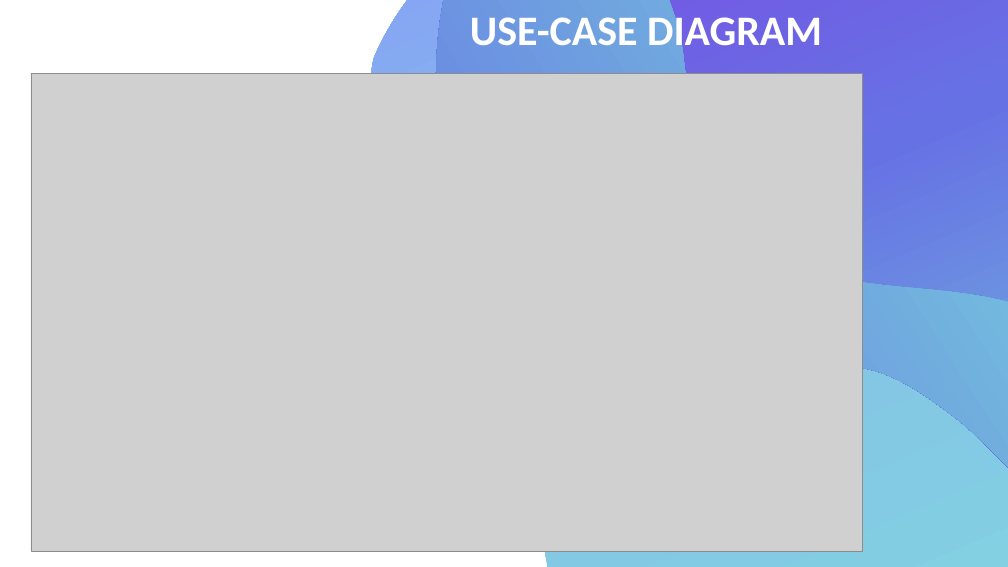
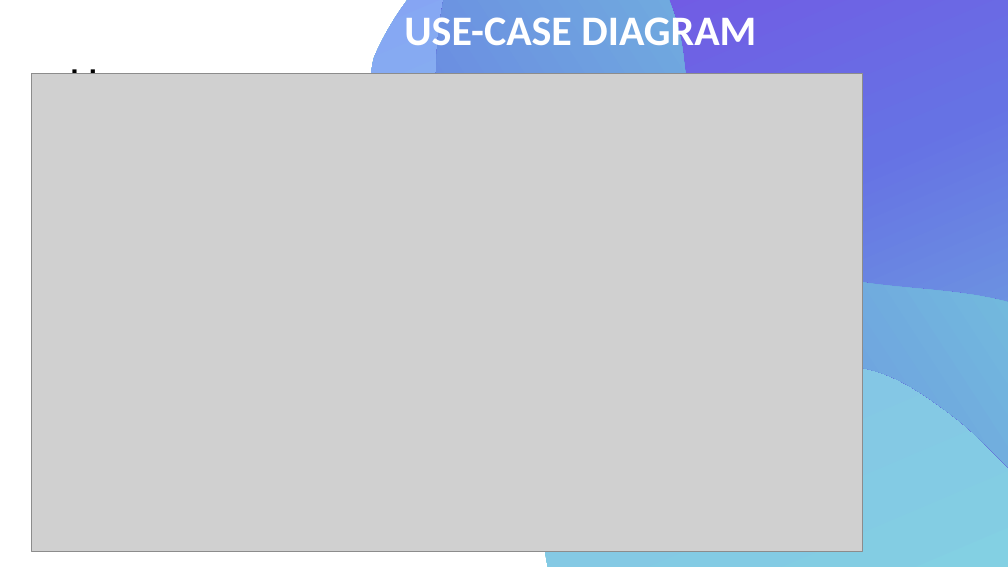
Before and after one commit to clintjeff2/webmet-plus-LANDMARK, a slide deck: slide 11 of Comuter materials.pptx. Drawn at 1008x567 pixels with LibreOffice and Linux fonts; fonts in the diff are those of the drawing; grey boxes stand for pictures. Boxes give left, top, right and bottom in pixels: in the first picture for what was removed or moved away, otherwise in the second. Text is boxed around its words. In the diff, an @@ line names an element or a change of style, - is before the commit and + after.

```diff
--- a/Comuter materials.pptx
+++ b/Comuter materials.pptx
@@ outline redrawn in 3 elements at (272, 0, 1008, 567), (293, 0, 1008, 567), (244, 0, 1008, 567) @@
@@ text "USE-CASE DIAGRAM": place and size @@
-text "USE-CASE DIAGRAM" at (470, 11, 822, 56)
+text "USE-CASE DIAGRAM" at (404, 11, 756, 56)
@@ title added at (69, 61, 551, 74), 44 pt, text #000000 @@
+Human resources slide 10
```
Also in this commit, not shown: 14 other slides changed.
